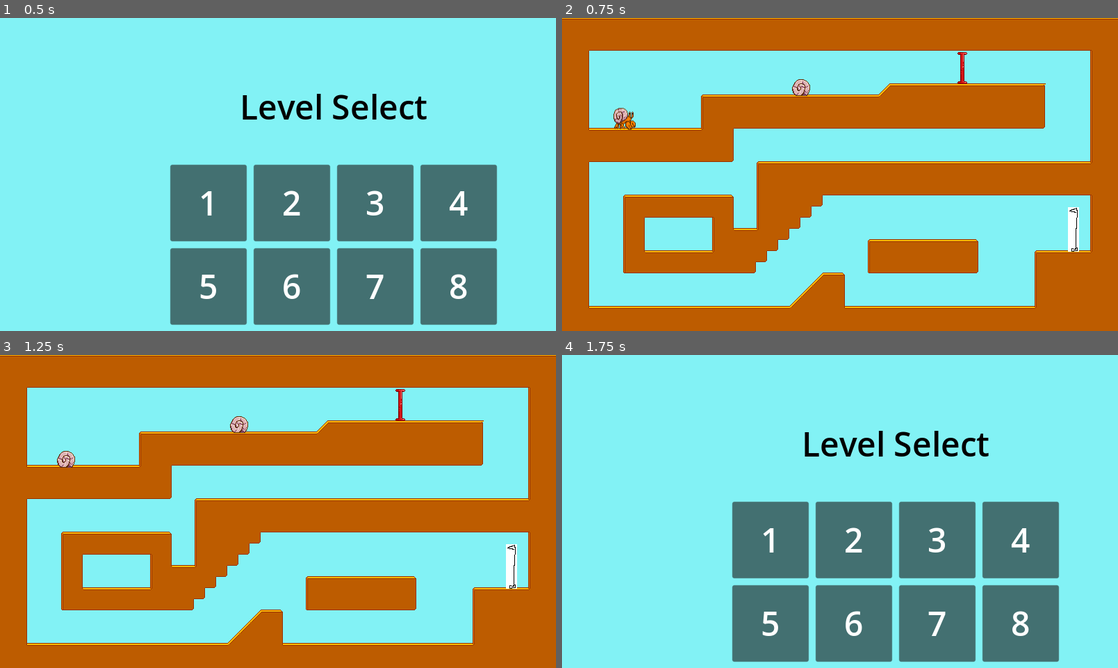
Above: before the commit, frames 1-4 (two rows, left to right).
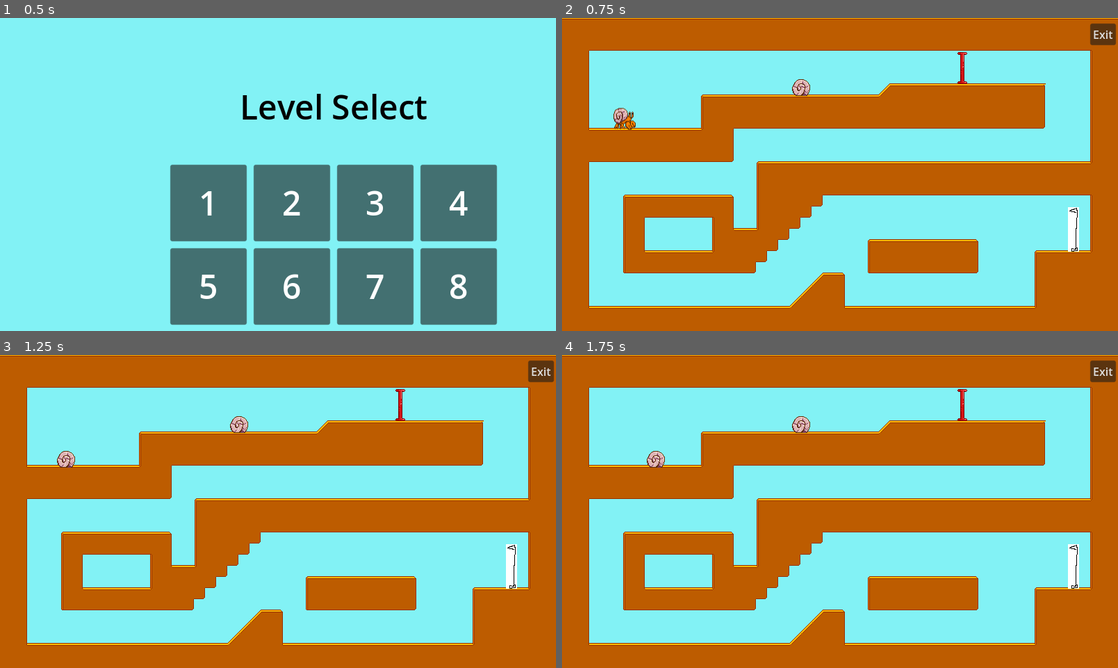
Above: after the commit, the same moments.

Repository: grenmester/from-the-dead
Game: Godot game, scene res://Scenes/MainScene.tscn
Two runs of this game, one before a commit and one after it. Both use one fixed random seed, a clock stepped at 60 frames per second and the inputs below. This scene is started directly instead of the project's main scene.
Inputs (mouse positions are in pixels of both pictures, inside the frame that each line leads up to):
- Up to frame 1 (0.5 s): no input
- Up to frame 2 (0.75 s): tap Enter at 0.5 s; move the mouse to (773, 202) at 0.52 s; hold Right (ui_right) from 0.53 s (still down); hold Home (ui_home) from 0.53 s (still down); click (773, 202) at 0.67 s
- Up to frame 3 (1.25 s): keep holding Right (ui_right); keep holding Home (ui_home); tap Space (ui_select) at 0.77 s
- Up to frame 4 (1.75 s): keep holding Right (ui_right); tap Space (ui_select) at 1.25, 1.52 s; move the mouse to (728, 527) at 1.27 s; release Home (ui_home) at 1.28 s; tap Home (ui_home) at 1.35 s

Frame 1 is identical in both runs. In frame 2, 0.3% of the frame differs, in the area x 95-100%, y 1-9%; in frame 3, 0.3%; in frame 4, 68%, in the area x 0-100%, y 0-100%.

Commit message:
feat: add exit button

Diff:
--- a/Scenes/MainScene.tscn
+++ b/Scenes/MainScene.tscn
@@ -1,11 +1,32 @@
-[gd_scene load_steps=2 format=3 uid="uid://cc47c5ugrc17i"]
+[gd_scene load_steps=3 format=3 uid="uid://cc47c5ugrc17i"]
 
 [ext_resource type="PackedScene" uid="uid://bd1i5ifryacls" path="res://Scenes/LevelMenu.tscn" id="1_hpc76"]
+[ext_resource type="Script" uid="uid://b52e1i5i6k5vd" path="res://Scripts/MainScene.gd" id="1_tr2i4"]
 
-[node name="MainScene" type="Node2D"]
+[node name="MainScene" type="Control"]
+layout_mode = 3
+anchors_preset = 0
+script = ExtResource("1_tr2i4")
+
+[node name="HUD" type="Control" parent="."]
+anchors_preset = 0
+offset_right = 40.0
+offset_bottom = 40.0
+
+[node name="ExitButton" type="Button" parent="HUD"]
+z_index = 1
+layout_mode = 0
+offset_left = 760.0
+offset_top = 8.0
+offset_right = 797.0
+offset_bottom = 39.0
+text = "Exit"
 
 [node name="LevelMenu" parent="." instance=ExtResource("1_hpc76")]
+layout_mode = 0
 offset_top = -536.0
 offset_bottom = 0.0
 
 [node name="Level" type="Node2D" parent="."]
+
+[connection signal="pressed" from="HUD/ExitButton" to="." method="_on_exit_button_pressed"]
--- a/Scripts/LevelMenu.gd
+++ b/Scripts/LevelMenu.gd
@@ -25,8 +25,3 @@
 		Consts.root = level_instance
 		level_instance.get_node('Camera2D').make_current()
 		level_instance.get_node('Finish').connect("win", unload_level)
-
-
-func _input(event):
-	if event.is_action_pressed("ui_home"):
-		unload_level()
--- /dev/null
+++ b/Scripts/MainScene.gd
@@ -0,0 +1,4 @@
+extends Control
+
+func _on_exit_button_pressed() -> void:
+	$LevelMenu.unload_level()
Not shown: 1 places in Scenes/Levels/Level1.tscn that only renumber resources
Not shown, added: Scripts/MainScene.gd.uid
